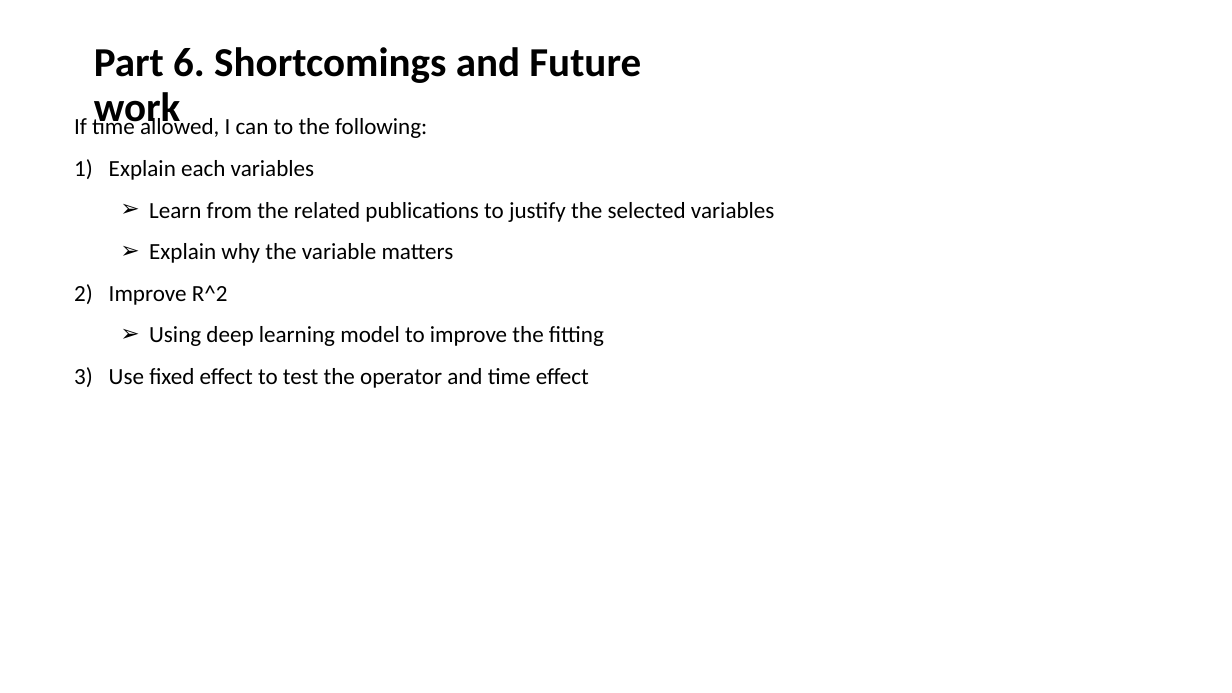
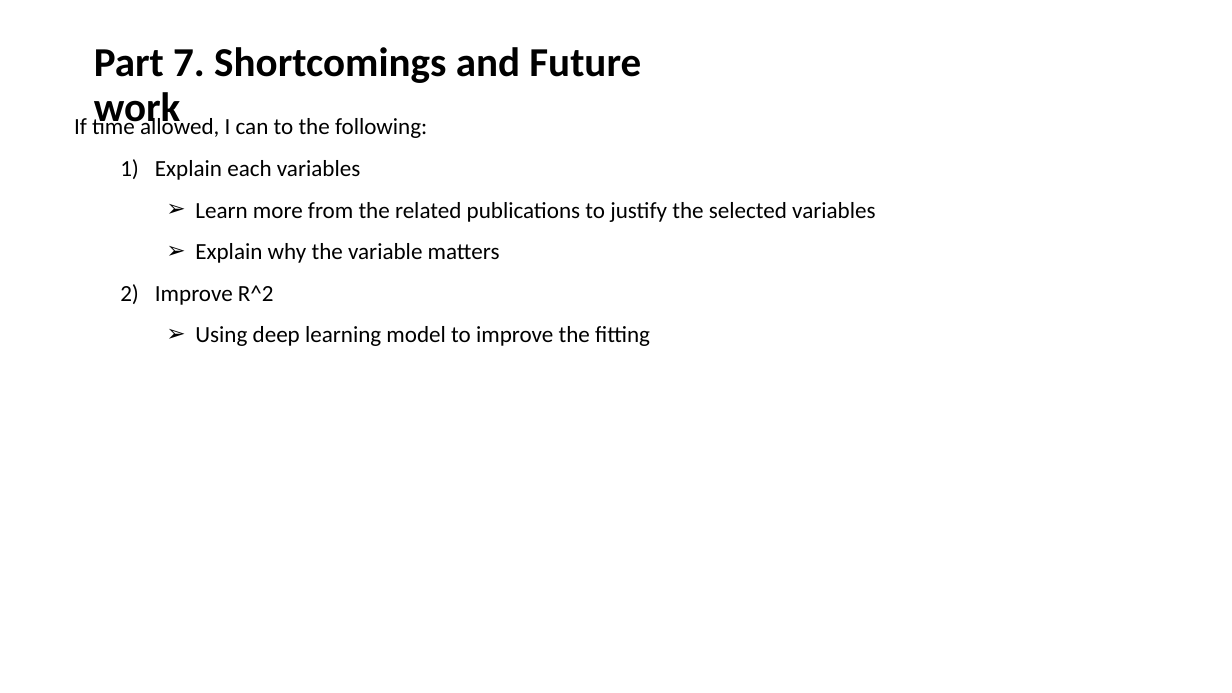
Before and after one commit to xudaiyanzi/oil_production, a slide deck: slide 12 of YanXu_Prediction of oil production.pptx (slide 10 before the commit). Drawn at 1232x693 pixels with LibreOffice and Linux fonts; fonts in the diff are those of the drawing. Boxes give left, top, right and bottom in pixels: in the first picture for what was removed or moved away, otherwise in the second. Text is boxed around its words. In the diff, an @@ line names an element or a change of style, - is before the commit and + after.

Commit message:
add fixed effect

```diff
--- a/YanXu_Prediction of oil production.pptx
+++ b/YanXu_Prediction of oil production.pptx
@@ text at (x1=94, y1=47, x2=641, y2=131): text changed @@
-Part 6. Shortcomings and Future work
+Part 7. Shortcomings and Future work
@@ text at (x1=155, y1=160, x2=650, y2=346): list level 1 to 2 in "Explain each variables"; list level 2 to 3 in "Explain why the variable matters"; list level 1 to 2 in "Improve R^2"; list level 2 to 3 in "Using deep learning model to ..." @@
@@ text at (x1=195, y1=202, x2=875, y2=222): text changed @@
-  ➢ Learn from the related publications to justify the selected variables
+    ➢ Learn more from the related publications to justify the selected variables
@@ text at (x1=109, y1=368, x2=589, y2=388): paragraph removed @@
-3) Use fixed effect to test the operator and time effect
```
Also in this commit, not shown: 5 other slides changed, 3 slides added, 1 slide removed, 8 other files.
